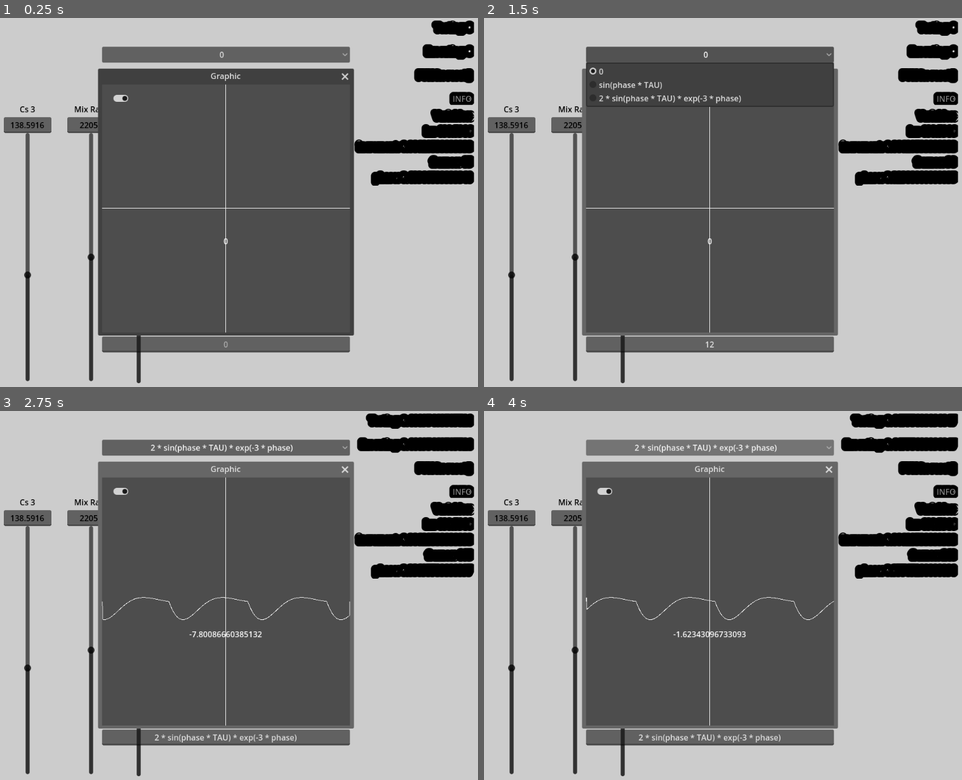
Above: before the commit, frames 1-4 (two rows, left to right).
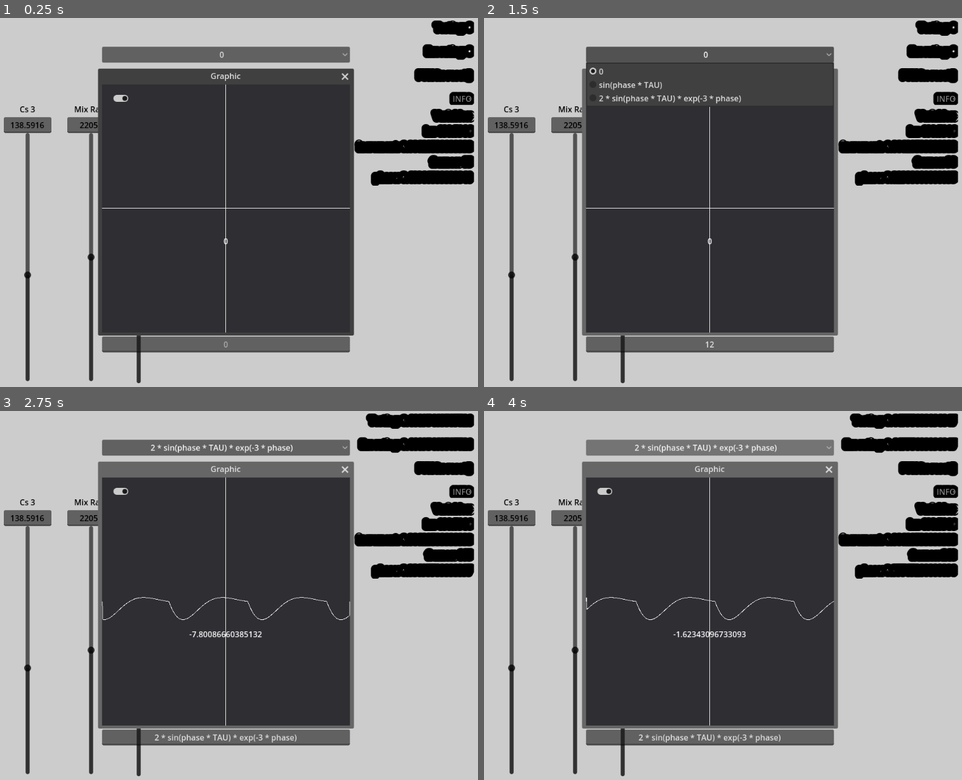
Above: after the commit, the same moments.

Repository: ArthdevhalNekiu/AudioStreamGenerator
Game: Godot game, scene res://scenes/main.tscn
Two runs of this game, one before a commit and one after it. Both use one fixed random seed, a clock stepped at 60 frames per second and the inputs below.
Inputs (mouse positions are in pixels of both pictures, inside the frame that each line leads up to):
- Up to frame 1 (0.25 s): no input
- Up to frame 2 (1.5 s): click (708, 342) at 0.52 s; type "12" at 0.6 s; click "0" at 1.25 s
- Up to frame 3 (2.75 s): click (119, 492) at 2 s
- Up to frame 4 (4 s): click "2 * sin(phase * TAU) * exp(-3…" at 2.75 s; click "2 * sin(phase * TAU) * exp(-3…" at 3.5 s

The runs differ from the first frame. In frame 1, 35% of the frame differs, in the area x 21-74%, y 18-86%; in frame 2, 31%; in frame 3, 34%; in frame 4, 34%.

Commit message:
Add files via upload

Diff:
--- a/project.godot
+++ b/project.godot
@@ -25,3 +25,4 @@
 
 renderer/rendering_method="gl_compatibility"
 renderer/rendering_method.mobile="gl_compatibility"
+environment/defaults/default_clear_color=Color(0.180392, 0.180392, 0.2, 1)
